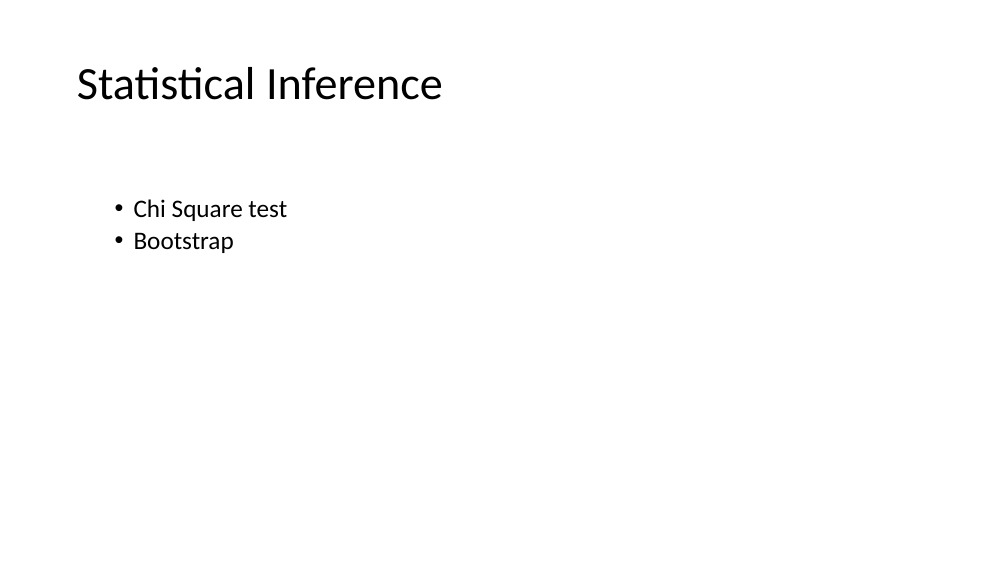
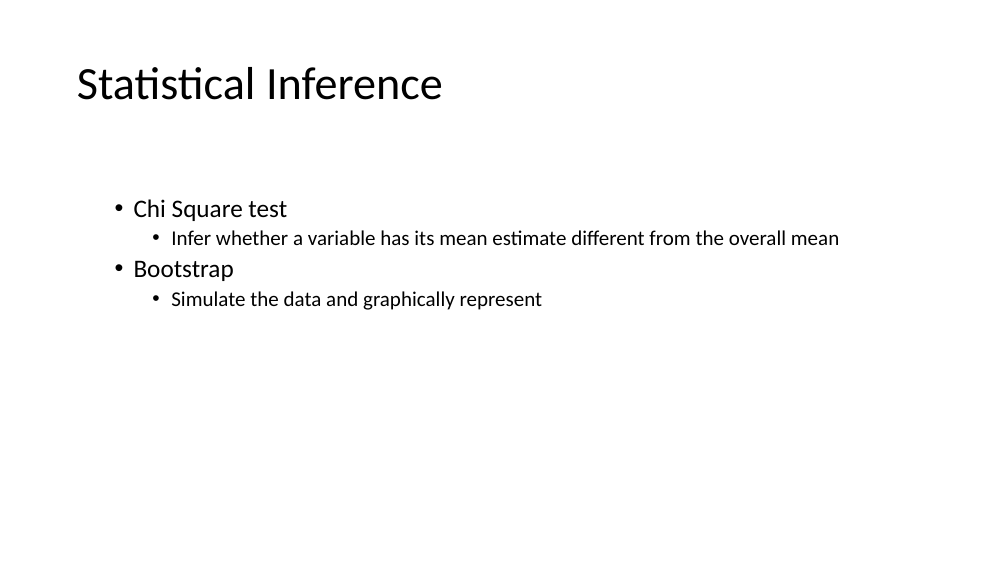
Before and after one commit to Ophidian0807/Springboard_Capstone_1, a slide deck: slide 7 of Capstone 1.pptx (slide 6 before the commit). Drawn at 1008x567 pixels with LibreOffice and Linux fonts; fonts in the diff are those of the drawing. Boxes give left, top, right and bottom in pixels: in the first picture for what was removed or moved away, otherwise in the second. Text is boxed around its words. In the diff, an @@ line names an element or a change of style, - is before the commit and + after.

```diff
--- a/Capstone 1.pptx
+++ b/Capstone 1.pptx
@@ text at [171, 230, 839, 245]: paragraph added @@
+    • Infer whether a variable has its mean estimate different from the overall mean
@@ text at [171, 291, 543, 310]: paragraph added @@
+    • Simulate the data and graphically represent
```
Also in this commit, not shown: 4 other slides changed, 1 slide added, 1 other file.
